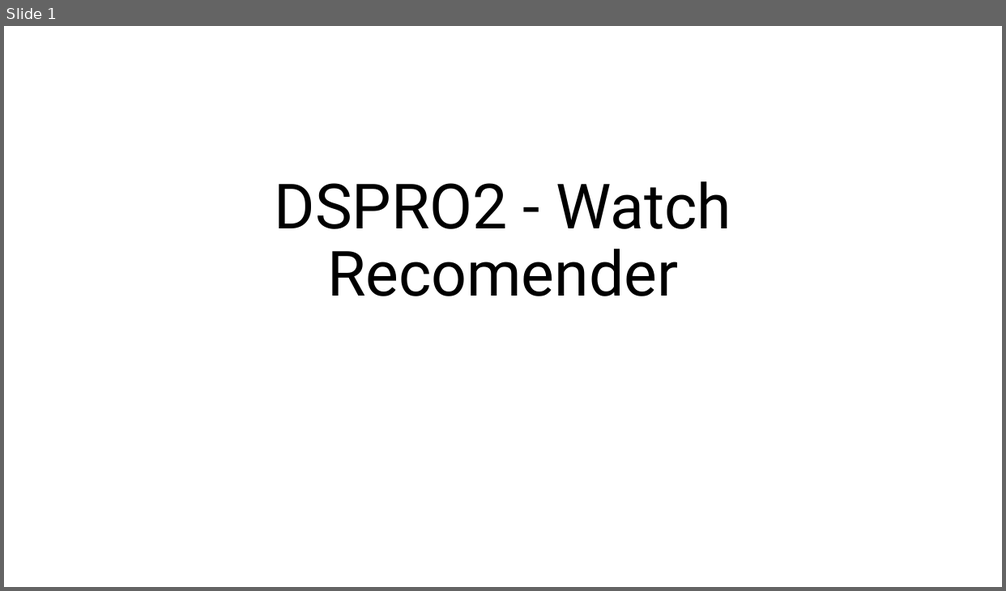
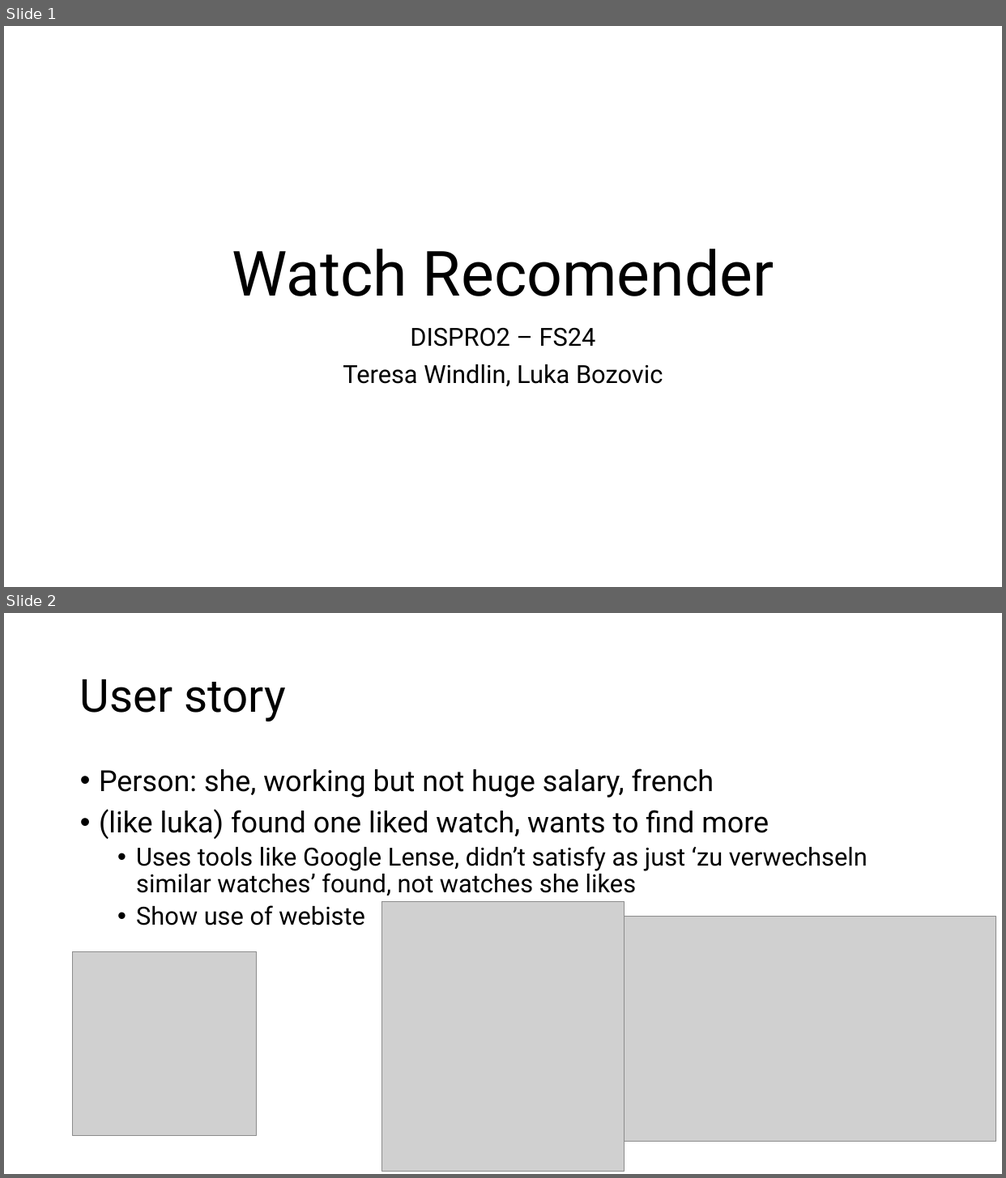
Before and after one commit to Luk-stud/Watch-recomender-DISPRO, a slide deck: Base_DISPRO Präsi.pptx. Shown one above the other, each under a label of ours: slide 1 before the commit, slides 1 and 2 after it. The pictures are 1006x591 and 1006x1178 pixels, drawn with LibreOffice and Linux fonts; fonts in the diff are those of the drawing; grey boxes stand for pictures. Boxes give left, top, right and bottom in pixels: in the first picture for what was removed or moved away, otherwise in the second. Text is boxed around its words. In the diff, an @@ line names an element or a change of style, - is before the commit and + after.

```diff
--- a/Base_DISPRO Präsi.pptx
+++ b/Base_DISPRO Präsi.pptx
@@ slide 2 added at bbox=[4, 613, 1002, 1174], background #FFFFFF @@
@@ title added at bbox=[80, 679, 287, 722], 44 pt, text #000000 @@
+User story
@@ text added at bbox=[99, 769, 867, 926], 24 pt, text #000000 @@
+• Person: she, working but not huge salary, french
+• (like luka) found one liked watch, wants to find more
+  • Uses tools like Google Lense, didn’t satisfy as just ‘zu verwechseln similar watches’ found, not watches she likes
+  • Show use of webiste
@@ picture added at bbox=[382, 902, 624, 1172] @@
@@ picture added at bbox=[624, 916, 996, 1142] @@
@@ picture added at bbox=[73, 952, 257, 1136] @@
@@ slide 1 changed as well @@
@@ title at bbox=[232, 249, 774, 297]: text changed @@
-DSPRO2 - Watch Recomender
+Watch Recomender
@@ subtitle added at bbox=[343, 327, 663, 387], 24 pt, text #000000 @@
+DISPRO2 – FS24
+Teresa Windlin, Luka Bozovic
```
Also in this commit, not shown: 11 other slides added, 2 slides removed, 1 other file.
